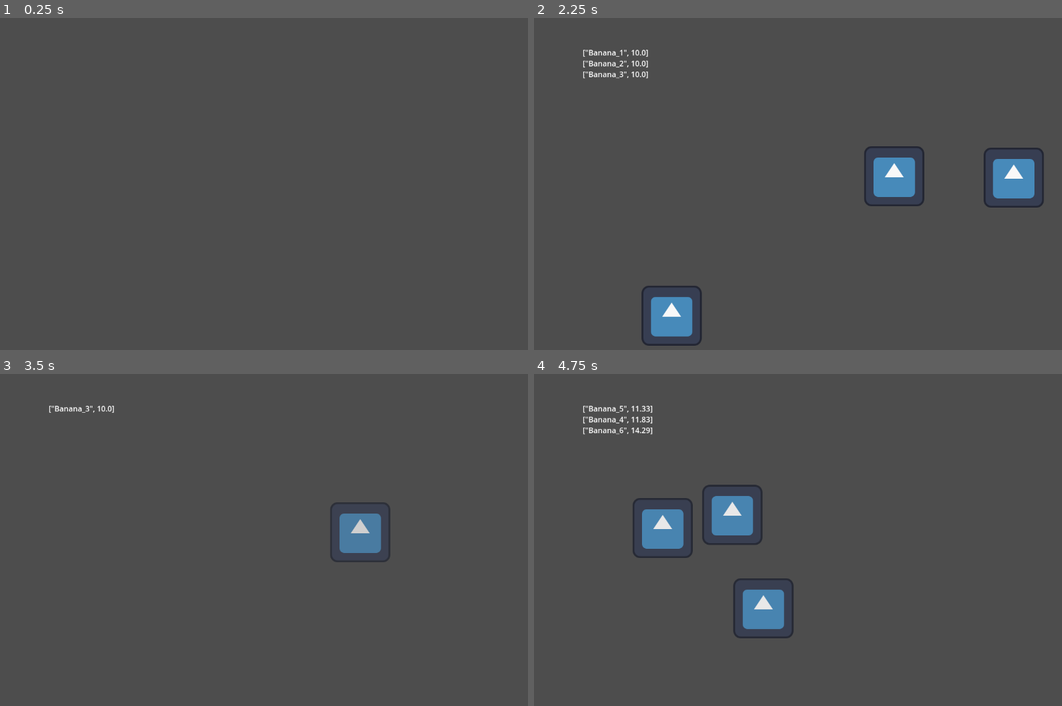
Above: before the commit, frames 1-4 (two rows, left to right).
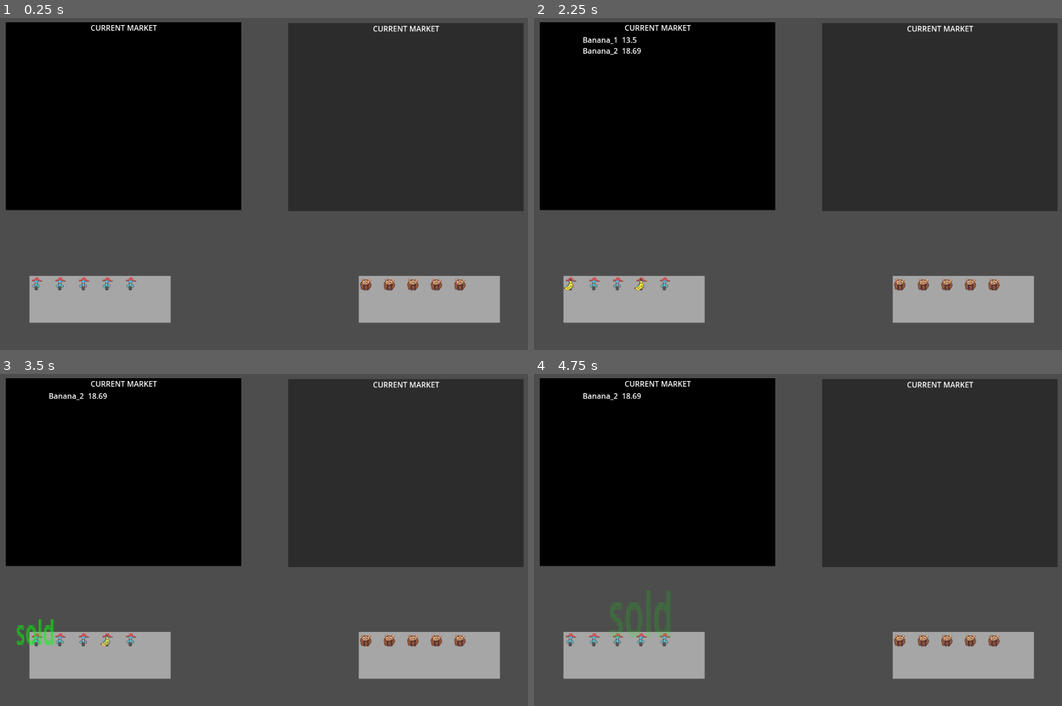
Above: after the commit, the same moments.

Repository: TannerHamilton123/banana_market
Game: Godot game, scene res://scenes/market.tscn
Two runs of this game, one before a commit and one after it. Both use one fixed random seed, a clock stepped at 60 frames per second and the inputs below. The engine's default icon, where the game draws it, is replaced by a stand-in: a white triangle on a blue panel in a dark square.
Inputs:
- Up to frame 1 (0.25 s): no input
- Up to frame 2 (2.25 s): tap Enter at 0.5, 2 s; tap Space at 1.25 s
- Up to frame 3 (3.5 s): tap Space at 2.75 s
- Up to frame 4 (4.75 s): no input

The runs differ from the first frame. In frame 1, 58% of the frame differs, in the area x 1-100%, y 1-92%; in frame 2, 58%; in frame 3, 58%; in frame 4, 60%.
Error before the commit: Invalid assignment of property or key 'time' with value of type 'float' on a base object of type 'null instance'. (res://scripts/market.gd:6)

Commit message:
added sprites and added part of the graph analysis. spawned the farmers and monkeys as a grid

Diff:
--- /dev/null
+++ b/scenes/Ledger.tscn
@@ -0,0 +1,56 @@
+[gd_scene load_steps=2 format=3 uid="uid://b1l6jk2n6rrjc"]
+
+[ext_resource type="Script" uid="uid://drfjruhd07xi5" path="res://scripts/ledger.gd" id="1_67it8"]
+
+[node name="Control" type="Control"]
+layout_mode = 3
+anchors_preset = 15
+anchor_right = 1.0
+anchor_bottom = 1.0
+grow_horizontal = 2
+grow_vertical = 2
+size_flags_horizontal = 4
+script = ExtResource("1_67it8")
+metadata/_edit_lock_ = true
+
+[node name="Listing" type="VBoxContainer" parent="."]
+layout_mode = 1
+anchors_preset = 1
+anchor_left = 1.0
+anchor_right = 1.0
+offset_left = -484.0
+offset_bottom = 115.0
+grow_horizontal = 0
+
+[node name="row" type="HBoxContainer" parent="Listing"]
+layout_mode = 2
+alignment = 1
+
+[node name="banana_name" type="Label" parent="Listing/row"]
+layout_mode = 2
+text = "Banana Name"
+
+[node name="margin" type="Label" parent="Listing/row"]
+layout_mode = 2
+text = "           "
+
+[node name="price" type="Label" parent="Listing/row"]
+layout_mode = 2
+text = "Price"
+
+[node name="farmer_grid" type="GridContainer" parent="."]
+layout_mode = 1
+anchors_preset = 2
+anchor_top = 1.0
+anchor_bottom = 1.0
+grow_vertical = 0
+
+[node name="monkey_grid" type="GridContainer" parent="."]
+layout_mode = 1
+anchors_preset = 3
+anchor_left = 1.0
+anchor_top = 1.0
+anchor_right = 1.0
+anchor_bottom = 1.0
+grow_horizontal = 0
+grow_vertical = 0
--- a/scenes/banana.tscn
+++ b/scenes/banana.tscn
@@ -1,7 +1,22 @@
 [gd_scene load_steps=6 format=3 uid="uid://bup1ip3aaogx7"]
 
 [ext_resource type="Script" uid="uid://cvyf0amne57s4" path="res://scripts/banana.gd" id="1_a45fu"]
-[ext_resource type="Texture2D" uid="uid://dhf5a44vel1al" path="res://assets/icon.svg" id="1_hilkf"]
+[ext_resource type="Texture2D" uid="uid://ba1xlld7tnsxq" path="res://assets/banana.png" id="2_a45fu"]
+
+[sub_resource type="Animation" id="Animation_6bkyw"]
+length = 0.001
+tracks/0/type = "value"
+tracks/0/imported = false
+tracks/0/enabled = true
+tracks/0/path = NodePath("Sprite2D:self_modulate")
+tracks/0/interp = 1
+tracks/0/loop_wrap = true
+tracks/0/keys = {
+"times": PackedFloat32Array(0),
+"transitions": PackedFloat32Array(1),
+"update": 0,
+"values": [Color(1, 1, 1, 1)]
+}
 
 [sub_resource type="Animation" id="Animation_36b2i"]
 resource_name = "expire"
@@ -19,28 +34,13 @@
 "values": [Color(1, 1, 1, 1), Color(1, 1, 1, 0.13725491)]
 }
 
-[sub_resource type="Animation" id="Animation_6bkyw"]
-length = 0.001
-tracks/0/type = "value"
-tracks/0/imported = false
-tracks/0/enabled = true
-tracks/0/path = NodePath("Sprite2D:self_modulate")
-tracks/0/interp = 1
-tracks/0/loop_wrap = true
-tracks/0/keys = {
-"times": PackedFloat32Array(0),
-"transitions": PackedFloat32Array(1),
-"update": 0,
-"values": [Color(1, 1, 1, 1)]
-}
-
 [sub_resource type="AnimationLibrary" id="AnimationLibrary_srj6n"]
 _data = {
 &"RESET": SubResource("Animation_6bkyw"),
 &"expire": SubResource("Animation_36b2i")
 }
 
-[node name="banana" type="Node2D"]
+[node name="banana" type="Node2D" groups=["banana"]]
 script = ExtResource("1_a45fu")
 
 [node name="expiration_date" type="Timer" parent="."]
@@ -49,7 +49,7 @@
 
 [node name="Sprite2D" type="Sprite2D" parent="."]
 position = Vector2(-2, -5)
-texture = ExtResource("1_hilkf")
+texture = ExtResource("2_a45fu")
 
 [node name="expiration" type="AnimationPlayer" parent="."]
 libraries = {
--- a/scenes/farmer.tscn
+++ b/scenes/farmer.tscn
@@ -1,12 +1,16 @@
-[gd_scene load_steps=2 format=3 uid="uid://bv3evyx0sotku"]
+[gd_scene load_steps=3 format=3 uid="uid://bv3evyx0sotku"]
 
 [ext_resource type="Script" uid="uid://ce6t5af163epu" path="res://scripts/farmer.gd" id="1_vltvv"]
+[ext_resource type="Texture2D" uid="uid://vxxgbs2dou6r" path="res://assets/farmer.png" id="2_2qlof"]
 
-[node name="farmer" type="Node2D"]
+[node name="farmer" type="Node2D" groups=["farmer"]]
 script = ExtResource("1_vltvv")
 
 [node name="time_to_sell" type="Timer" parent="."]
 wait_time = 2.0
 autostart = true
 
+[node name="Sprite2D" type="Sprite2D" parent="."]
+texture = ExtResource("2_2qlof")
+
 [connection signal="timeout" from="time_to_sell" to="." method="_on_time_to_sell_timeout"]
--- /dev/null
+++ b/scenes/leave_label.tscn
@@ -0,0 +1,112 @@
+[gd_scene load_steps=5 format=3 uid="uid://crdx67e5fj5ti"]
+
+[ext_resource type="Script" uid="uid://c3wku8nm3ffy1" path="res://scripts/leave_label.gd" id="1_dqm7q"]
+
+[sub_resource type="Animation" id="Animation_srj6n"]
+length = 0.001
+tracks/0/type = "value"
+tracks/0/imported = false
+tracks/0/enabled = true
+tracks/0/path = NodePath(".:position")
+tracks/0/interp = 1
+tracks/0/loop_wrap = true
+tracks/0/keys = {
+"times": PackedFloat32Array(0),
+"transitions": PackedFloat32Array(1),
+"update": 0,
+"values": [Vector2(0, 0)]
+}
+tracks/1/type = "value"
+tracks/1/imported = false
+tracks/1/enabled = true
+tracks/1/path = NodePath(".:scale")
+tracks/1/interp = 1
+tracks/1/loop_wrap = true
+tracks/1/keys = {
+"times": PackedFloat32Array(0),
+"transitions": PackedFloat32Array(1),
+"update": 0,
+"values": [Vector2(1, 1)]
+}
+tracks/2/type = "value"
+tracks/2/imported = false
+tracks/2/enabled = true
+tracks/2/path = NodePath(".:modulate")
+tracks/2/interp = 1
+tracks/2/loop_wrap = true
+tracks/2/keys = {
+"times": PackedFloat32Array(0),
+"transitions": PackedFloat32Array(1),
+"update": 0,
+"values": [Color(1, 1, 1, 1)]
+}
+
+[sub_resource type="Animation" id="Animation_a45fu"]
+resource_name = "new_animation"
+tracks/0/type = "value"
+tracks/0/imported = false
+tracks/0/enabled = true
+tracks/0/path = NodePath(".:position")
+tracks/0/interp = 1
+tracks/0/loop_wrap = true
+tracks/0/keys = {
+"times": PackedFloat32Array(0, 1),
+"transitions": PackedFloat32Array(1, 1),
+"update": 0,
+"values": [Vector2(-20, 0), Vector2(0, -200)]
+}
+tracks/1/type = "value"
+tracks/1/imported = false
+tracks/1/enabled = true
+tracks/1/path = NodePath(".:scale")
+tracks/1/interp = 1
+tracks/1/loop_wrap = true
+tracks/1/keys = {
+"times": PackedFloat32Array(0, 1),
+"transitions": PackedFloat32Array(1, 1),
+"update": 0,
+"values": [Vector2(1, 1), Vector2(5, 10)]
+}
+tracks/2/type = "value"
+tracks/2/imported = false
+tracks/2/enabled = true
+tracks/2/path = NodePath(".:modulate")
+tracks/2/interp = 1
+tracks/2/loop_wrap = true
+tracks/2/keys = {
+"times": PackedFloat32Array(0, 1),
+"transitions": PackedFloat32Array(1, 1),
+"update": 0,
+"values": [Color(1, 1, 1, 1), Color(1, 1, 1, 0)]
+}
+
+[sub_resource type="AnimationLibrary" id="AnimationLibrary_5gbb8"]
+_data = {
+&"RESET": SubResource("Animation_srj6n"),
+&"new_animation": SubResource("Animation_a45fu")
+}
+
+[node name="Node2D" type="Node2D" groups=["label"]]
+script = ExtResource("1_dqm7q")
+
+[node name="AnimationPlayer" type="AnimationPlayer" parent="."]
+root_node = NodePath("../leave_label")
+libraries = {
+&"": SubResource("AnimationLibrary_5gbb8")
+}
+
+[node name="leave_label" type="Label" parent="."]
+anchors_preset = 8
+anchor_left = 0.5
+anchor_top = 0.5
+anchor_right = 0.5
+anchor_bottom = 0.5
+offset_right = 40.0
+offset_bottom = 23.0
+grow_horizontal = 2
+grow_vertical = 2
+pivot_offset = Vector2(20, 0)
+size_flags_horizontal = 4
+text = "TEXT"
+
+[connection signal="animation_finished" from="AnimationPlayer" to="." method="_on_animation_player_animation_finished"]
--- a/scenes/market.tscn
+++ b/scenes/market.tscn
@@ -1,31 +1,90 @@
-[gd_scene load_steps=4 format=3 uid="uid://bmkwm8nboect"]
+[gd_scene load_steps=2 format=3 uid="uid://bmkwm8nboect"]
 
 [ext_resource type="Script" uid="uid://b3tpdvbt3wqde" path="res://scripts/market.gd" id="1_k70a0"]
-[ext_resource type="PackedScene" uid="uid://bv3evyx0sotku" path="res://scenes/farmer.tscn" id="2_k70a0"]
-[ext_resource type="PackedScene" uid="uid://b2u2lkt7q0so4" path="res://scenes/monkey.tscn" id="3_7bpo7"]
 
-[node name="market" type="Node2D"]
+[node name="market" type="Node"]
 script = ExtResource("1_k70a0")
 
-[node name="farmer" parent="." instance=ExtResource("2_k70a0")]
+[node name="banana_spawning" type="ColorRect" parent="."]
+offset_left = 50.0
+offset_top = 60.0
+offset_right = 550.0
+offset_bottom = 460.0
+color = Color(0, 0, 0, 1)
 
-[node name="farmer2" parent="." instance=ExtResource("2_k70a0")]
+[node name="Ledger" type="RichTextLabel" parent="banana_spawning"]
+layout_mode = 1
+anchors_preset = 8
+anchor_left = 0.5
+anchor_top = 0.5
+anchor_right = 0.5
+anchor_bottom = 0.5
+offset_left = -159.0
+offset_top = -174.5
+offset_right = 159.0
+offset_bottom = 174.5
+grow_horizontal = 2
+grow_vertical = 2
 
-[node name="farmer3" parent="." instance=ExtResource("2_k70a0")]
+[node name="Label" type="Label" parent="banana_spawning"]
+layout_mode = 1
+anchors_preset = 5
+anchor_left = 0.5
+anchor_right = 0.5
+offset_left = -70.5
+offset_right = 70.5
+offset_bottom = 23.0
+grow_horizontal = 2
+text = "CURRENT MARKET"
 
-[node name="monkey" parent="." instance=ExtResource("3_7bpo7")]
+[node name="banana_spawning2" type="ColorRect" parent="."]
+offset_left = 650.0
+offset_top = 62.0
+offset_right = 1150.0
+offset_bottom = 462.0
+pivot_offset = Vector2(4, 8)
+color = Color(0, 0, 0, 0.42745098)
 
-[node name="monkey2" parent="." instance=ExtResource("3_7bpo7")]
+[node name="Ledger" type="RichTextLabel" parent="banana_spawning2"]
+layout_mode = 1
+anchors_preset = 8
+anchor_left = 0.5
+anchor_top = 0.5
+anchor_right = 0.5
+anchor_bottom = 0.5
+offset_left = -159.0
+offset_top = -174.5
+offset_right = 159.0
+offset_bottom = 174.5
+grow_horizontal = 2
+grow_vertical = 2
 
-[node name="monkey3" parent="." instance=ExtResource("3_7bpo7")]
+[node name="Label" type="Label" parent="banana_spawning2"]
+layout_mode = 1
+anchors_preset = 5
+anchor_left = 0.5
+anchor_right = 0.5
+offset_left = -70.5
+offset_right = 70.5
+offset_bottom = 23.0
+grow_horizontal = 2
+text = "CURRENT MARKET"
 
-[node name="Timer" type="Timer" parent="."]
+[node name="Market_Analysis" type="Timer" parent="."]
+wait_time = 10.0
 
-[node name="Ledger" type="RichTextLabel" parent="."]
-offset_left = 141.0
-offset_top = 113.0
-offset_right = 563.0
-offset_bottom = 498.0
+[node name="farmer_square" type="ColorRect" parent="."]
+offset_left = 100.0
+offset_top = 600.0
+offset_right = 400.0
+offset_bottom = 700.0
+color = Color(1, 1, 1, 0.49803922)
 
-[connection signal="child_entered_tree" from="." to="." method="_on_child_entered_tree"]
+[node name="monkey_square" type="ColorRect" parent="."]
+offset_left = 800.0
+offset_top = 600.0
+offset_right = 1100.0
+offset_bottom = 700.0
+color = Color(1, 1, 1, 0.49803922)
+
 [connection signal="child_exiting_tree" from="." to="." method="_on_child_exiting_tree"]
--- a/scenes/monkey.tscn
+++ b/scenes/monkey.tscn
@@ -1,11 +1,15 @@
-[gd_scene load_steps=2 format=3 uid="uid://b2u2lkt7q0so4"]
+[gd_scene load_steps=3 format=3 uid="uid://b2u2lkt7q0so4"]
 
 [ext_resource type="Script" uid="uid://dtk5dje4em2re" path="res://scripts/monkey.gd" id="1_rb1f4"]
+[ext_resource type="Texture2D" uid="uid://c2or0ocw0an7k" path="res://assets/monkey.png" id="2_1uot1"]
 
-[node name="monkey" type="Node2D"]
+[node name="monkey" type="Node2D" groups=["monkey"]]
 script = ExtResource("1_rb1f4")
 
 [node name="time_to_buy" type="Timer" parent="."]
 autostart = true
 
+[node name="Sprite2D" type="Sprite2D" parent="."]
+texture = ExtResource("2_1uot1")
+
 [connection signal="timeout" from="time_to_buy" to="." method="_on_time_to_buy_timeout"]
--- /dev/null
+++ b/scenes/test.tscn
@@ -0,0 +1,8 @@
+[gd_scene load_steps=2 format=3 uid="uid://dp1mdxe3chli4"]
+
+[ext_resource type="Texture2D" uid="uid://dhf5a44vel1al" path="res://assets/icon.svg" id="1_errlg"]
+
+[node name="Node2D" type="Node2D"]
+
+[node name="Sprite2D" type="Sprite2D" parent="."]
+texture = ExtResource("1_errlg")
--- a/scripts/Global.gd
+++ b/scripts/Global.gd
@@ -1,6 +1,7 @@
 extends Node
 
 @onready var market = $"../market"
+@onready var Listings = "$../Market/UI/Listing"
 # Called when the node enters the scene tree for the first time.
 @onready var ID : int = 0
 func _ready() -> void:
@@ -15,15 +16,14 @@
 	return round(price * 100) / 100
 
 func binary_search(price : float ,produce: Array):
-
 	var left = 0
 	var right = produce.size() - 1
-
 	while left <= right:
 		var mid = floor((right + left) / 2)
 		if produce[mid][1] > price:
 			right = mid - 1
 		else:
 			left = mid + 1
+	return left
 
-	return left
+#func update_listings(banana,price):
--- a/scripts/farmer.gd
+++ b/scripts/farmer.gd
@@ -2,27 +2,37 @@
 var banana_scene = preload("res://scenes/banana.tscn")
 var price : float = 10.0
 var sold : bool = false
+var sell : bool = false
 # Called when the node enters the scene tree for the first time.
 func _ready() -> void:
+	$time_to_sell.set_wait_time(randf_range(2,5))
 	pass # Replace with function body.
 
 func determine_price():
-	if sold:
+	if sold or not sell:
 		price = price + randf_range(0,10)
 	else:
-		price = price + randf_range(0,10)
+		price = price - randf_range(0,10)
 	price = Global.round_to_cent(price)
 
 func banana_to_market(banana_price):
-	determine_price()
 	var banana = banana_scene.instantiate()
 	banana.price = banana_price
 	banana.seller = self
 	Global.market.add_banana(banana)
 
-
+func supply_algorithm(banana_price):
+	var willing_to_sell = banana_price
+	var chance = randi() % 100
+	if chance < willing_to_sell:
+		sell = true
+	else:
+		sell = false
 
 func _on_time_to_sell_timeout() -> void:
-	banana_to_market(price)
+	determine_price()
+	supply_algorithm(price)
+	if sell:
+		banana_to_market(price)
 
 	pass # Replace with function body.
--- /dev/null
+++ b/scripts/leave_label.gd
@@ -0,0 +1,21 @@
+extends Node2D
+
+
+# Called when the node enters the scene tree for the first time.
+func _ready() -> void:
+	if $leave_label.text == "sold":
+		$leave_label.add_theme_color_override("font_color",Color.GREEN)
+	else:
+		$leave_label.add_theme_color_override("font_color",Color.RED)
+	pass # Replace with function body.
+
+
+# Called every frame. 'delta' is the elapsed time since the previous frame.
+func _process(delta: float) -> void:
+	pass
+
+
+
+func _on_animation_player_animation_finished(anim_name: StringName) -> void:
+	queue_free()
+	pass # Replace with function body.
--- /dev/null
+++ b/scripts/ledger.gd
@@ -0,0 +1,29 @@
+extends Control
+var price
+var banana_name
+# Called when the node enters the scene tree for the first time.
+func _ready() -> void:
+	pass # Replace with function body.
+
+
+# Called every frame. 'delta' is the elapsed time since the previous frame.
+func _process(delta: float) -> void:
+	pass
+	#if Global.market.produce.size() > 0:
+		#for row in Global.market.produce:
+			#banana_name = row[0]
+			#price = row[1]
+			#update_listings(banana_name,price)
+
+
+
+func update_listings(banana_name,price):
+	print("making listing for ",banana_name)
+	var new_listing = HBoxContainer.new()
+	var new_price = Label.new()
+	new_price.text = str(price)
+	var new_name = Label.new()
+	new_name.text = banana_name
+	new_listing.add_child(new_name)
+	new_listing.add_child(new_price)
+	$Listing.add_child(new_listing)
--- a/scripts/market.gd
+++ b/scripts/market.gd
@@ -1,9 +1,19 @@
-extends Node2D
+extends Node
 var produce : Array = []
 var ledger_text = ""
+var label_scene = preload("res://scenes/leave_label.tscn")
+var test_scene = preload("res://scenes/test.tscn")
+var farmer_scene = preload("res://scenes/farmer.tscn")
+var monkey_scene = preload("res://scenes/monkey.tscn")
+var n_farmers = 5
+var n_monkeys = 5
+
+var quantity_analysis : int = 0
+var price_analysis : float = 0
+
 # Called when the node enters the scene tree for the first time.
 func _ready() -> void:
-	$time_to_buy.time = randf_range(0,1)
+	pop_market()
 	pass # Replace with function body.
 
 
@@ -12,14 +22,13 @@
 	if produce.size() > 0:
 		ledger_text = ""
 		for banana in produce:
-			ledger_text += str(banana) + "\n"
-		$Ledger.text = ledger_text
+			ledger_text += str(banana[0]) + "\t" + str(banana[1]) + "\n"
+		$banana_spawning/Ledger.text = ledger_text
 		pass
 
 
 
 func add_banana(banana:Node2D):
-
 	add_child(banana)
 	Global.ID += 1
 	var b_name = str("Banana_",Global.ID)
@@ -27,8 +36,10 @@
 	var price = banana.price
 	var index = Global.binary_search(price,produce)
 	produce.insert(index,[b_name,price])
-	banana.position.x = randf_range(100,1100)
-	banana.position.y = randf_range(100,700)
+	banana.position = banana.seller.position + Vector2(0,10)
+	print(banana.seller.position)
+	#banana.position.x = randf_range(100,1100)
+	#banana.position.y = randf_range(100,700)
 
 func remove_banana(banana):
 	for i in range(0,produce.size()):
@@ -39,10 +50,40 @@
 			return
 
 func _on_child_exiting_tree(node: Node) -> void:
-	var farmer = node.seller
-	if node.sold == true:
-		farmer.sold = true
-	else:
-		node.seller.sold = false
-		#print(node ," not sold")
-	pass # Replace with function body.
+	if node.is_in_group("banana"):
+		var farmer = node.seller
+
+		if node.sold == true:
+			farmer.sold = true
+			add_label(node,"sold")
+		else:
+			node.seller.sold = false
+			add_label(node,"expired")
+
+func add_label(banana: Node2D,text: String) :
+
+	var label = label_scene.instantiate()
+	add_child.call_deferred(label)
+	label.position = banana.position
+	label.get_node("leave_label").text = text
+	label.get_node("AnimationPlayer").play("new_animation")
+
+
+func pop_market():
+	for i in n_farmers:
+		var farmer = farmer_scene.instantiate()
+		add_child(farmer)
+		farmer.position = $farmer_square.position + Vector2(i * 50 + 15,15)
+	for i in n_monkeys:
+		var monkey = monkey_scene.instantiate()
+		add_child(monkey)
+		monkey.position = $monkey_square.position + Vector2(i * 50 + 15,15)
+
+
+func analysis():
+	var x =quantity_analysis
+	var y = -price_analysis
+	var graph_origin = Vector2(650,800)
+	var point = Sprite2D.new()
+	point.texture = "res://assets/point.png"
+	point.position = graph_origin + Vector2(x,y)
--- a/scripts/monkey.gd
+++ b/scripts/monkey.gd
@@ -6,6 +6,7 @@
 var banana_name
 # Called when the node enters the scene tree for the first time.
 func _ready() -> void:
+	$time_to_buy.set_wait_time(randf_range(2,5))
 	pass # Replace with function body.
 
 
@@ -16,26 +17,24 @@
 func _on_time_to_buy_timeout() -> void:
 	if Global.market.produce.size() > 0:
 		look_at_market()
+		demand_algorithm(price)
+		if buy:
+			buy_banana()
+func look_at_market():
 
-func look_at_market():
-	print("monkey looking")
 	banana_considering = Global.market.produce[0]
 	banana_name= banana_considering[0]
-	price= banana_considering[1]
-	#index = banana_considering[2]
-	demand_algorithm(price)
-
+	price = banana_considering[1]
 
 func demand_algorithm(b_price):
-	var probability = 100 - b_price
+	var willing_to_buy = 100 - b_price
 	var chance = randi() % 100
-	if chance < probability:
-		buy_banana()
+	if chance < willing_to_buy:
+		buy = true
 	else:
-		print("not buying")
+		buy = false
 
 func buy_banana():
-
 	var banana_node = Global.market.get_node(banana_name)
 	banana_node.sold = true
 	Global.market.produce.pop_front()
Binary file added: assets/banana.png
Not shown, added: assets/banana.png.import
Binary file added: assets/cobblestone.png
Not shown, added: assets/cobblestone.png.import
Binary file added: assets/farmer.png
Not shown, added: assets/farmer.png.import
Binary file added: assets/monkey.png
Not shown, added: assets/monkey.png.import
Binary file added: assets/point.png
Not shown, added: assets/point.png.import
Not shown, added: scripts/leave_label.gd.uid
Not shown, added: scripts/ledger.gd.uid
